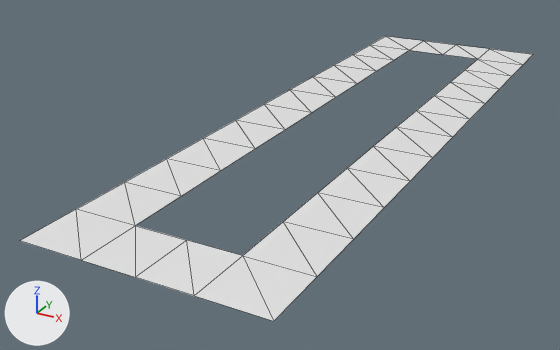
An edit to the OBJ model Resources/Meshes/19m/Ground_Station_Pavement.obj, drawn before and after from the same camera.
Camera for both pictures: a 50 mm lens placed at (26.9, -63.0, 24.3), pointed at (-4.9, -5.1, -4.6). Arrows for +X, +Y and +Z are at lower left; the lights stay in place. Mesh edges are drawn as thin lines. Where no turn or scale is listed for an object, it has been applied to the vertices.

Script lines for the objects in view, before the commit:
```python
me_ground_station_pavement = bpy.data.meshes.new('Ground_Station_Pavement')
me_ground_station_pavement.from_pydata(...)  # 56 vertices, 56 faces; spans x -9.5..9.5, y -32.0..32.0, z 0.0..0.1
# before: 1 (-4.2, -26.7, 0.1) at pixel (135, 225), 5 (4.2, -26.7, 0.1) at pixel (242, 255), 6 (0.0, -26.7, 0.1) at pixel (186, 240), 8 (-4.2, -21.3, 0.1) at pixel (181, 196), 37 (4.2, -21.3, 0.1) at pixel (283, 221)
# before: 24 (-4.2, 21.3, 0.0) at pixel (393, 60), 26 (-4.2, 26.7, 0.0) at pixel (409, 50), 30 (4.2, 26.7, 0.0) at pixel (477, 59), 33 (0.0, 26.7, 0.0) at pixel (442, 54), 53 (4.2, 21.3, 0.0) at pixel (464, 70)
ob_ground_station_pavement = bpy.data.objects.new('Ground_Station_Pavement', me_ground_station_pavement)
ob_ground_station_pavement.location = (0.0, 0.0, 0.0)
```
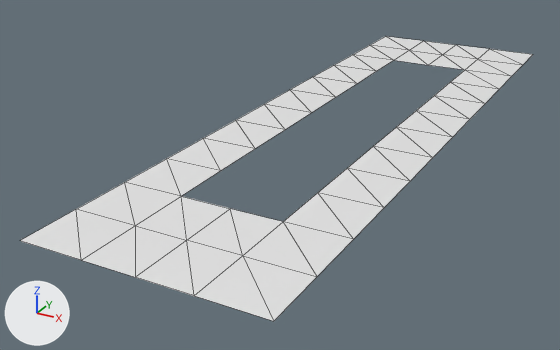
What differs and where, as boxes (x1, y1, x2, y2) in the pictures (560 x 350 px):
part 1 of me_ground_station_pavement, added: after (135, 196, 282, 256)
part 2 of me_ground_station_pavement, added: after (395, 50, 477, 70)

The change, as a diff of the scene's bpy script:
```diff
--- a/Resources/Meshes/19m/Ground_Station_Pavement.obj.py
+++ b/Resources/Meshes/19m/Ground_Station_Pavement.obj.py
@@ me_ground_station_pavement @@
 me_ground_station_pavement.from_pydata(...)  # 56 vertices, 56 faces; spans x -9.5..9.5, y -32.0..32.0, z 0.0..0.1
 # used by ob_ground_station_pavement; location = (0.0, 0.0, 0.0)
 # verts and faces of me_ground_station_pavement; kept vertices keep their numbers, new ones are numbered from 56
+# me_ground_station_pavement part 1
+verts[56] = (0.0, -21.3, 0.1)  # pixel (230, 208)
+faces += [(5, 37, 56), (5, 56, 6), (6, 56, 8), (1, 6, 8)]
+# me_ground_station_pavement part 2
+verts[57] = (0.0, 21.3, 0.0)  # pixel (428, 65)
+faces += [(30, 33, 53), (33, 57, 53), (26, 57, 33), (24, 57, 26)]
```
